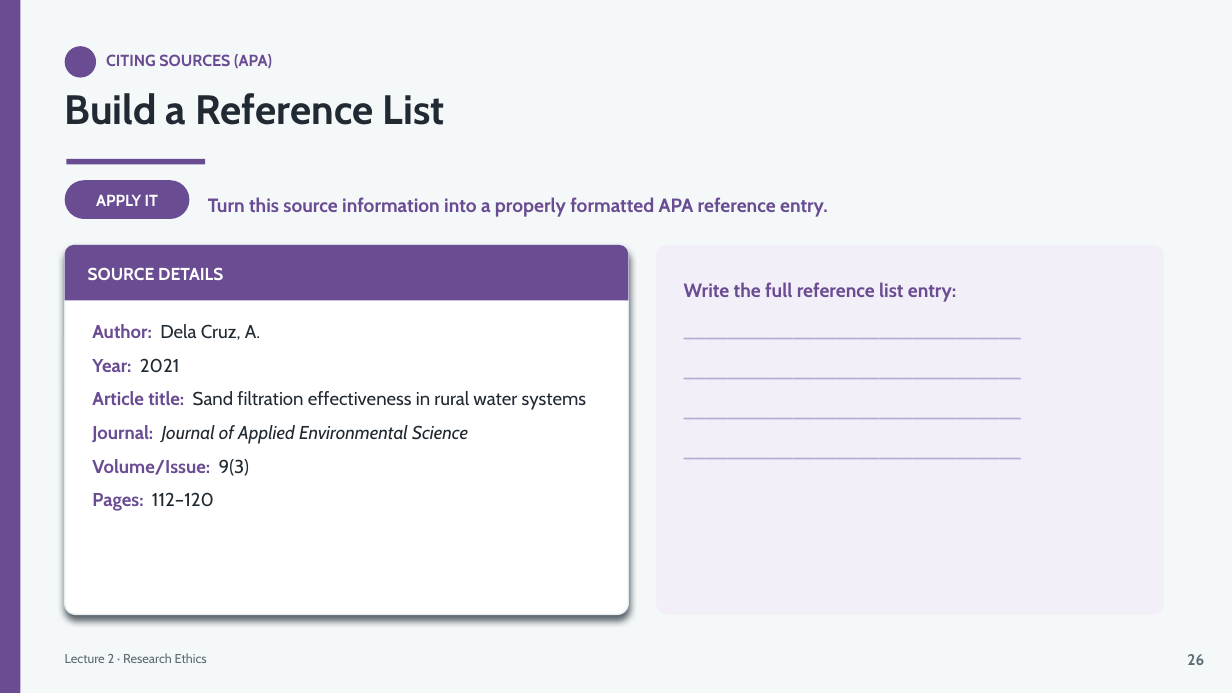
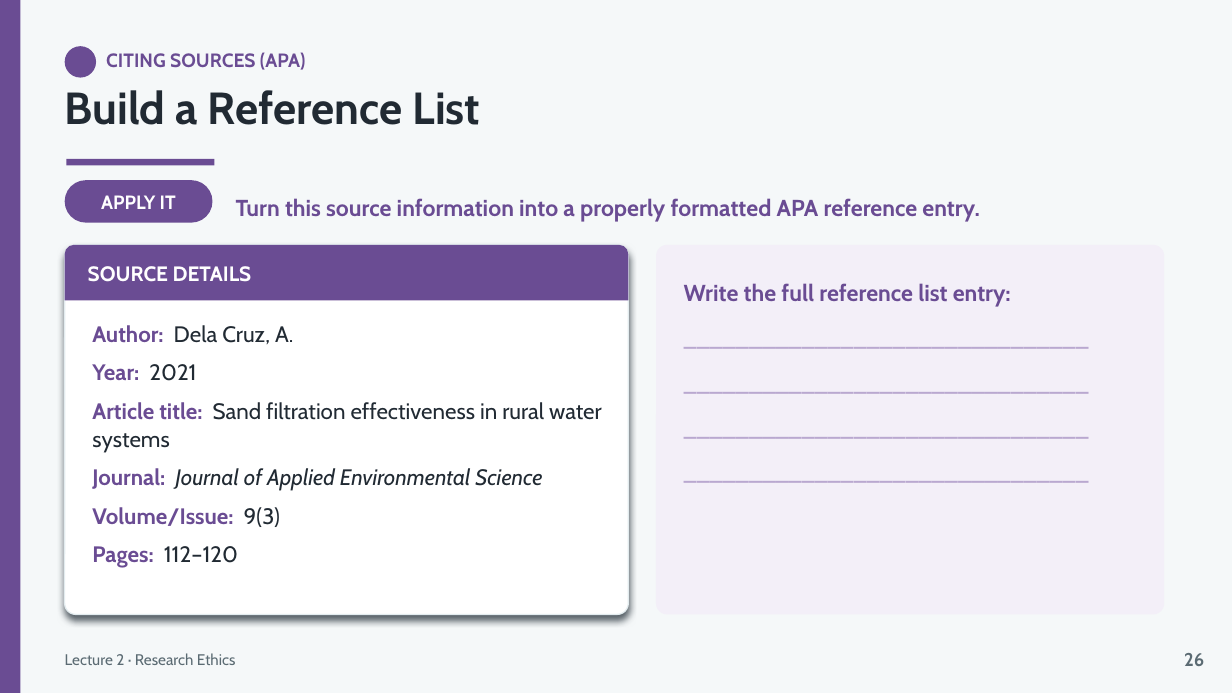
Before and after one commit to lestojas/physics, a slide deck: slide 28 of Lecture2-Research-Ethics.pptx. Drawn at 1232x693 pixels with LibreOffice and Linux fonts; fonts in the diff are those of the drawing. Boxes give left, top, right and bottom in pixels: in the first picture for what was removed or moved away, otherwise in the second. Text is boxed around its words. In the diff, an @@ line names an element or a change of style, - is before the commit and + after.

```diff
--- a/Lecture2-Research-Ethics.pptx
+++ b/Lecture2-Research-Ethics.pptx
@@ text "CITING SOURCES (APA)" at <box>106,52,305,70</box>: size 12.5 to 15 pt @@
@@ text "Build a Reference List" at <box>65,90,481,125</box>: size 32 to 35 pt @@
@@ rectangle: place and size @@
-rectangle at <box>67,159,205,165</box>
+rectangle at <box>67,159,214,165</box>
@@ rounded rectangle "APPLY IT" at <box>65,180,213,223</box>: size 12.5 to 15 pt @@
@@ rounded rectangle "APPLY IT": place and size @@
-rounded rectangle "APPLY IT" at <box>65,180,189,219</box>
+rounded rectangle "APPLY IT" at <box>65,180,213,223</box>
@@ text "Turn this source information into ..." at <box>236,198,979,222</box>: size 15 to 18 pt @@
@@ text "Turn this source information into ...": place and size @@
-text "Turn this source information into ..." at <box>208,197,828,217</box>
+text "Turn this source information into ..." at <box>236,198,979,222</box>
@@ text "SOURCE DETAILS" at <box>88,266,252,282</box>: size 13.5 to 16.2 pt @@
@@ text "Write the full reference list ..." at <box>684,283,1011,307</box>: size 15 to 18 pt @@
@@ text "Author: Dela Cruz, A." at <box>92,325,602,568</box>: size 14.5 to 17.4 pt @@
@@ text "Lecture 2 · Research Ethics" at <box>65,653,235,665</box>: size 10 to 12 pt @@
@@ text "26" at <box>1184,653,1204,666</box>: size 12 to 14.4 pt @@
```
Also in this commit, not shown: 29 other slides changed, 1 other file.
